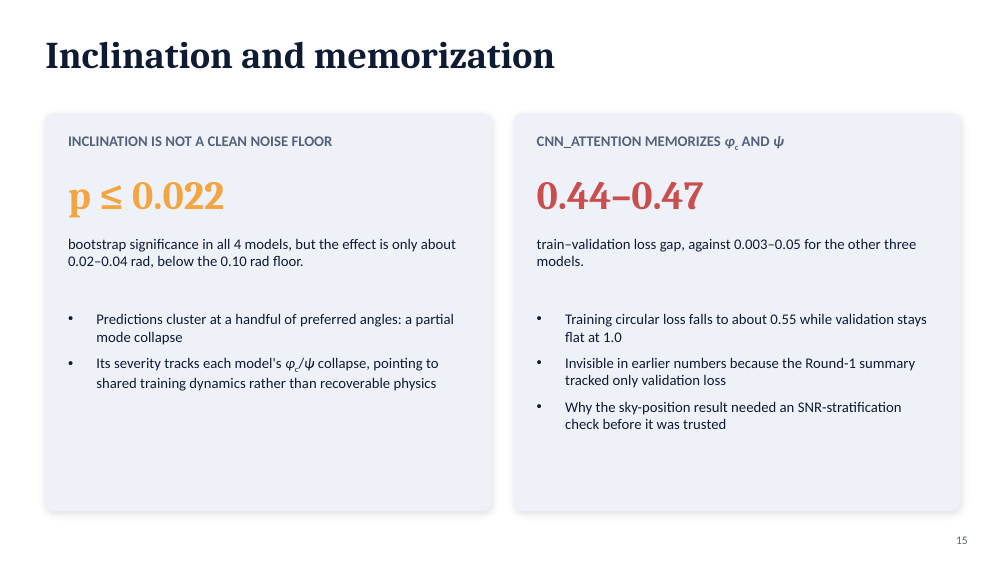
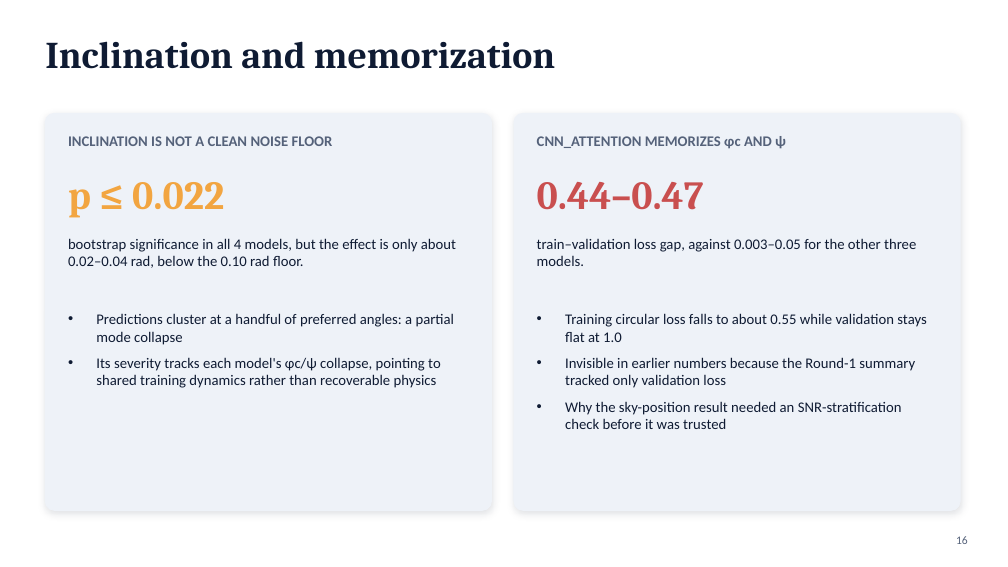
Before and after one commit to syedalimohsinbukhari/ml_practice_v2, a slide deck: slide 16 of experiments/phic_psi_poc-redo/phic_psi_presentation.pptx (slide 15 before the commit). Drawn at 1008x567 pixels with LibreOffice and Linux fonts; fonts in the diff are those of the drawing. Boxes give left, top, right and bottom in pixels: in the first picture for what was removed or moved away, otherwise in the second. Text is boxed around its words. In the diff, an @@ line names an element or a change of style, - is before the commit and + after.

```diff
--- a/experiments/phic_psi_poc-redo/phic_psi_presentation.pptx
+++ b/experiments/phic_psi_poc-redo/phic_psi_presentation.pptx
@@ text "CNN_ATTENTION MEMORIZES φc AND ψ" at bbox=[537, 136, 786, 149]: now on the baseline in "φc"; italic off in "φc ψ" @@
@@ text at bbox=[96, 357, 441, 388]: now on the baseline, italic off in "φc/ψ" @@
@@ page number at bbox=[956, 536, 968, 544]: text changed @@
-15
+16
```
Also in this commit, not shown: 15 other slides changed, 2 slides added, 1 slide removed, 6 other files.
